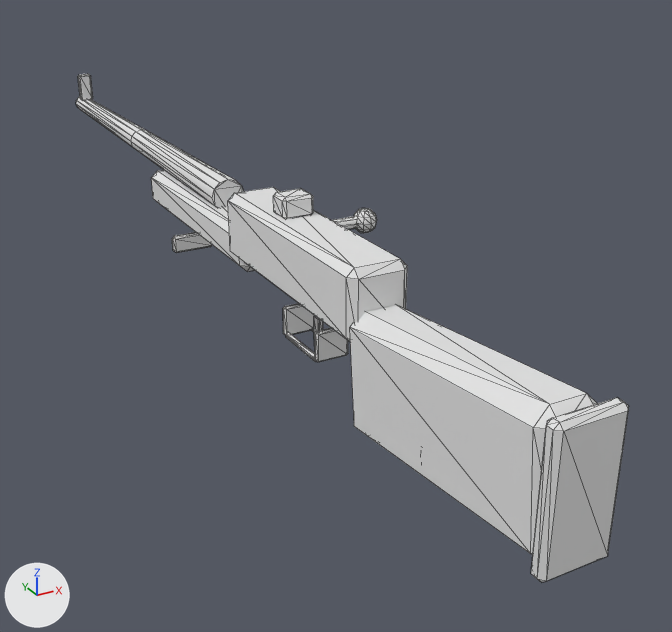
What one commit did to the glTF model ambush_loop/art/v2/models/kar98k_lod0.glb.
The view is the same before and after, from a 50 mm camera at (-0.36, -0.679, 0.324) aimed at (0.092, 0.142, -0.087). Lighting does not change. The marker at lower left points along +X, +Y and +Z. The first picture is the older version. Mesh edges are drawn as thin lines. Vertices at exactly the same position are counted once.

The first picture shows 'kar98k_body'.
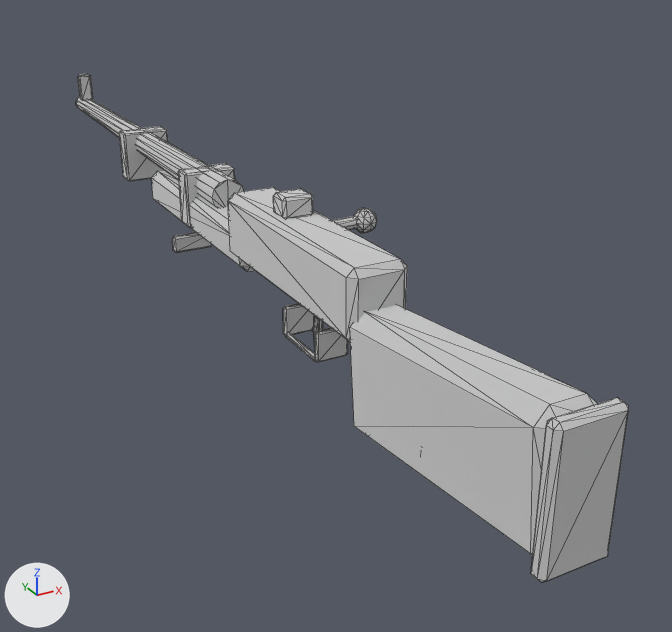
Location of each change, (x1, y1, x2, y2) in pixels of the pictures (672 x 632 px):
part 1 of me_cube_225, added: after (178, 163, 235, 228)
part 2 of me_cube_225, added: after (119, 126, 168, 181)

The change in detail:
Material 'v2_actor_atlas' (mat_v2_actor_atlas) is new.
Its base color is (0.8, 0.8, 0.8) (white #e7e7e7).
Its metallic is 1.0.
Its roughness is 1.0.
me_cube_225 is used by ob_kar98k_body; location (0.0, 0.0, 0.0).
me_cube_225 had 416 vertices, 768 faces and spanned x -0.029..0.081, y -0.339..0.79, z -0.078..0.092.
me_cube_225 now has 464 vertices, 856 faces and spans x -0.029..0.081, y -0.339..0.79, z -0.078..0.092.
me_cube_225 part 1: a new loose piece of 24 vertices spanning x -0.029..0.029, y 0.258..0.282, z -0.001..0.061, in mat_v2_actor_atlas (white #e7e7e7).
me_cube_225 part 2: a new loose piece of 24 vertices spanning x -0.029..0.029, y 0.478..0.502, z -0.001..0.061, in mat_v2_actor_atlas (white #e7e7e7).
me_cube_225 gains material mat_v2_actor_atlas (white #e7e7e7).
